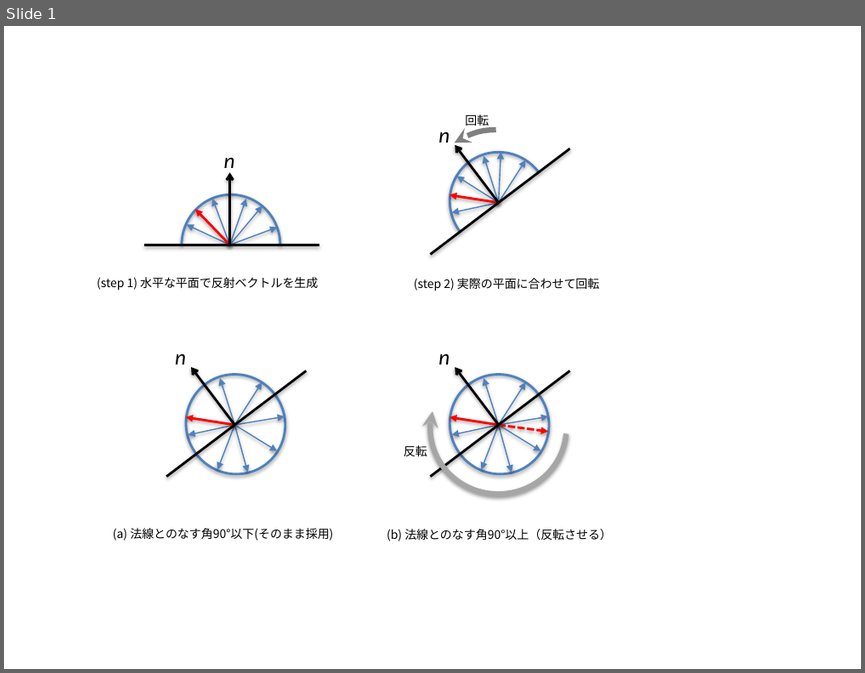
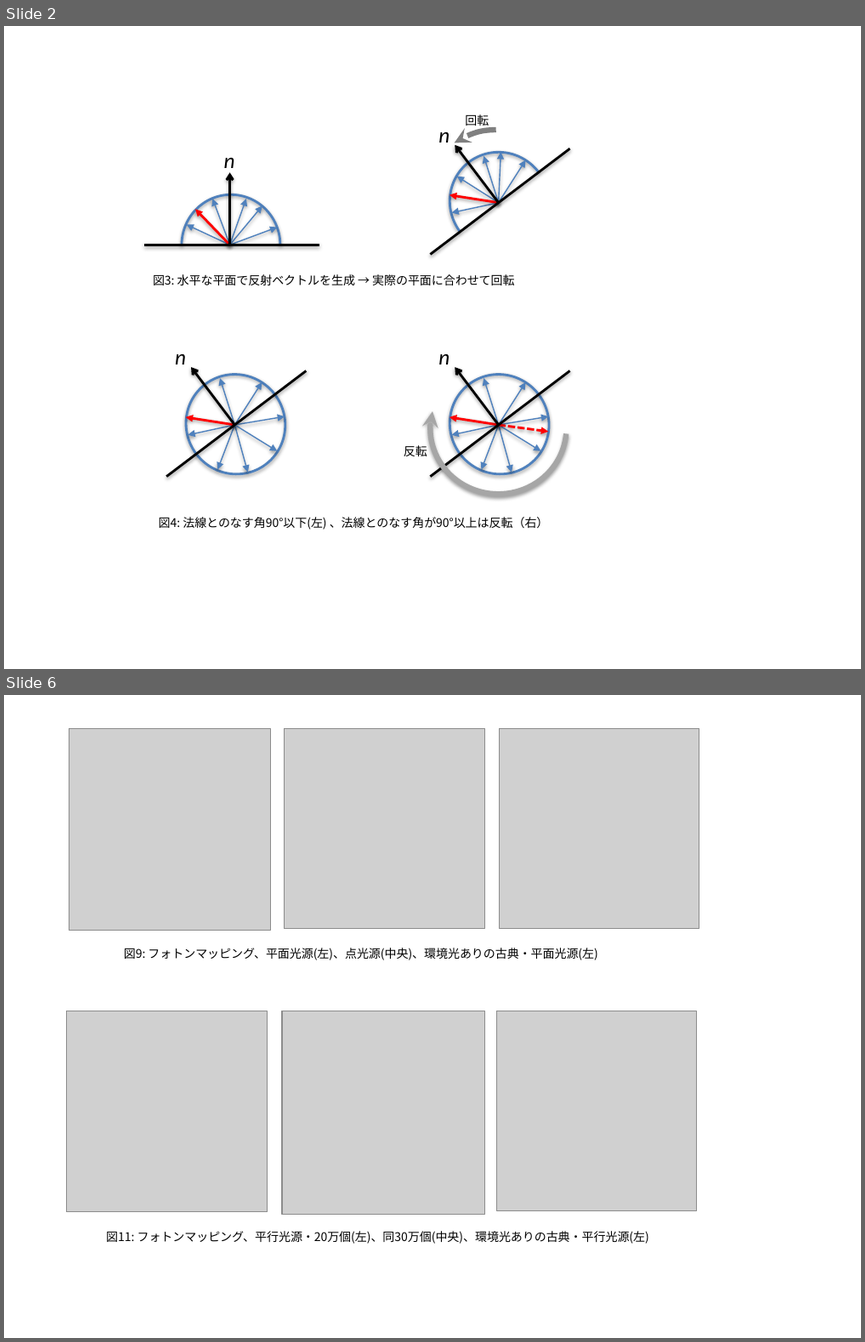
Before and after one commit to eijian/blog, a slide deck: articles/201706/figure-20170616.pptx. Shown one above the other, each under a label of ours: slide 1 before the commit, slides 2 and 6 after it; the slides between them are not shown. The pictures are 865x673 and 865x1342 pixels, drawn with LibreOffice and Linux fonts; fonts in the diff are those of the drawing; grey boxes stand for pictures. Boxes give left, top, right and bottom in pixels: in the first picture for what was removed or moved away, otherwise in the second. Text is boxed around its words. In the diff, an @@ line names an element or a change of style, - is before the commit and + after.

```diff
--- a/articles/201706/figure-20170616.pptx
+++ b/articles/201706/figure-20170616.pptx
@@ slide 6 added at (x1=4, y1=695, x2=861, y2=1338), background #FFFFFF @@
@@ picture added at (x1=69, y1=728, x2=270, y2=930) @@
@@ picture added at (x1=284, y1=728, x2=484, y2=929) @@
@@ picture added at (x1=500, y1=728, x2=698, y2=928) @@
@@ text added at (x1=124, y1=947, x2=597, y2=960), 10 pt, text #000000 @@
+図9: フォトンマッピング、平面光源(左)、点光源(中央)、環境光ありの古典・平面光源(左)
@@ picture added at (x1=67, y1=1011, x2=267, y2=1212) @@
@@ picture added at (x1=282, y1=1011, x2=483, y2=1213) @@
@@ picture added at (x1=497, y1=1011, x2=696, y2=1211) @@
@@ text added at (x1=106, y1=1231, x2=649, y2=1243), 10 pt, text #000000 @@
+図11: フォトンマッピング、平行光源・20万個(左)、同30万個(中央)、環境光ありの古典・平行光源(左)
@@ what was slide 1 is now slide 2 @@
@@ slide 2 changed as well @@
@@ text at (x1=153, y1=274, x2=514, y2=285): text changed @@
-(step 1) 水平な平面で反射ベクトルを生成
+図3: 水平な平面で反射ベクトルを生成 → 実際の平面に合わせて回転
@@ text removed at (x1=414, y1=278, x2=599, y2=291) @@
-(step 2) 実際の平面に合わせて回転
@@ text at (x1=159, y1=516, x2=549, y2=529): text changed @@
-(a) 法線とのなす角90°以下(そのまま採用)
+図4: 法線とのなす角90°以下(左) 、法線とのなす角が90°以上は反転（右）
@@ text removed at (x1=386, y1=528, x2=612, y2=541) @@
-(b) 法線とのなす角90°以上（反転させる）
```
Also in this commit, not shown: 2 other slides changed, 2 other slides added, 17 other files.
